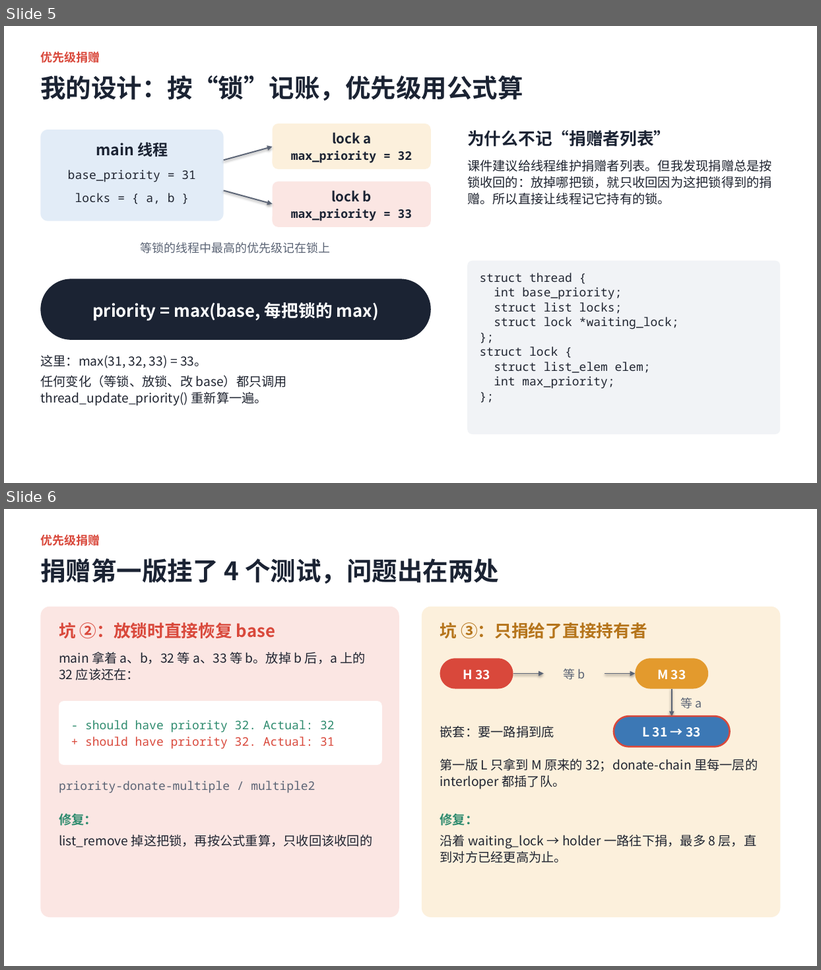
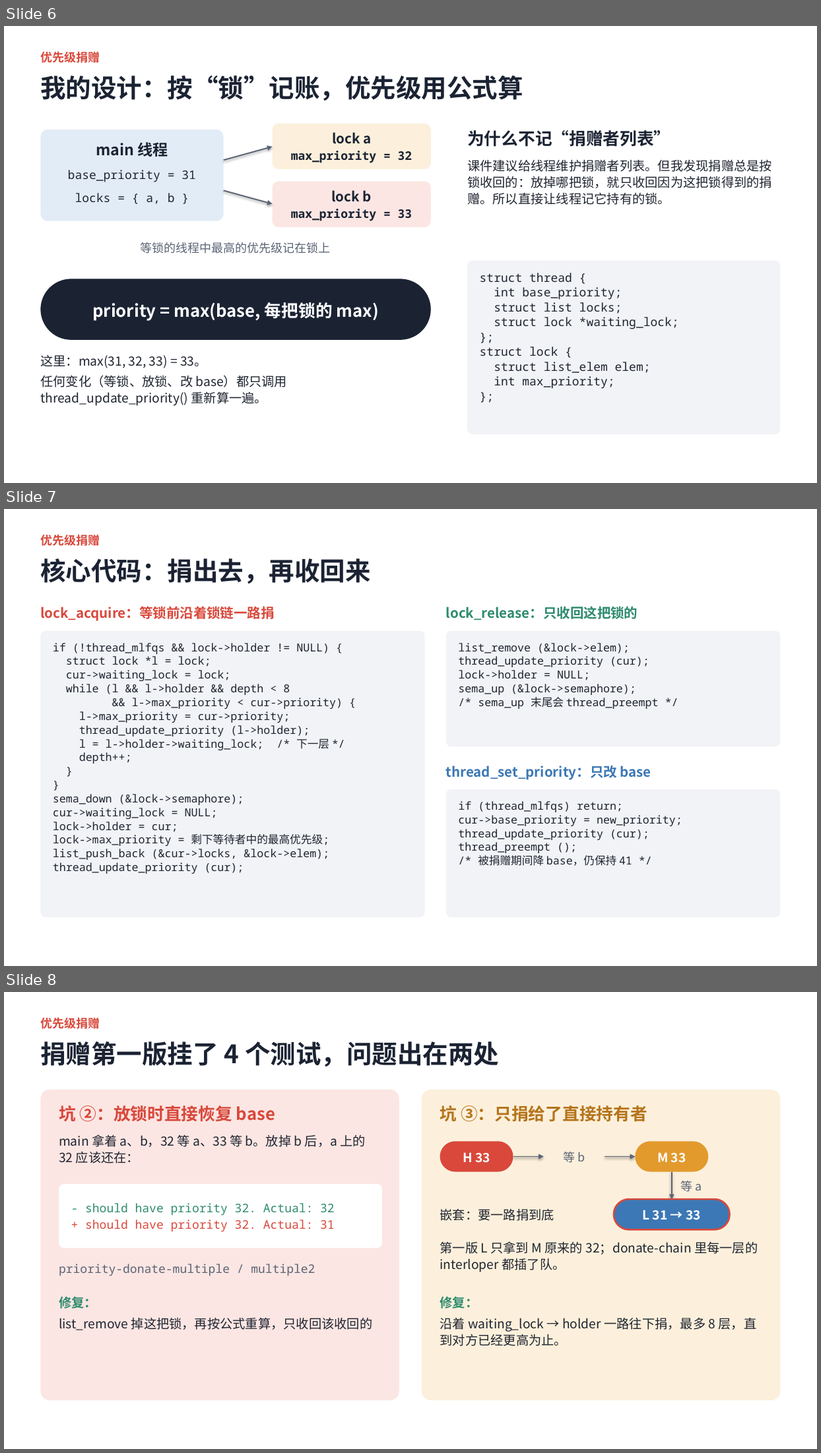
Before and after one commit to LiuXiaofan-0321/ruangongdaershang, a slide deck: 操作系统lab/lab3/作业3.2-priority讲解.pptx. Shown one above the other, each under a label of ours: slides 5 and 6 before the commit, slides 6, 7 and 8 after it. The pictures are 821x970 and 821x1453 pixels, drawn with LibreOffice and Linux fonts; fonts in the diff are those of the drawing. Boxes give left, top, right and bottom in pixels: in the first picture for what was removed or moved away, otherwise in the second. Text is boxed around its words. In the diff, an @@ line names an element or a change of style, - is before the commit and + after.

```diff
--- a/操作系统lab/lab3/作业3.2-priority讲解.pptx
+++ b/操作系统lab/lab3/作业3.2-priority讲解.pptx
@@ slide 7 added at (x1=4, y1=509, x2=817, y2=966), background #FFFFFF @@
@@ text added at (x1=40, y1=535, x2=100, y2=546), 14 pt, text #D9483B, bold @@
+优先级捐赠
@@ text added at (x1=40, y1=559, x2=370, y2=584), 30 pt, text #1B2333, bold @@
+核心代码：捐出去，再收回来
@@ text added at (x1=40, y1=606, x2=274, y2=621), 16 pt, text #D9483B, bold @@
+lock_acquire：等锁前沿着锁链一路捐
@@ text added at (x1=446, y1=606, x2=638, y2=620), 16 pt, text #2E8B6E, bold @@
+lock_release：只收回这把锁的
@@ rounded rectangle added at (x1=40, y1=631, x2=425, y2=918), fill #F1F3F6 @@
@@ text added at (x1=53, y1=643, x2=343, y2=874), 13 pt, text #1F2430 @@
+if (!thread_mlfqs && lock->holder != NULL) {
+struct lock *l = lock;
+cur->waiting_lock = lock;
+while (l && l->holder && depth < 8
+&& l->max_priority < cur->priority) {
+l->max_priority = cur->priority;
+thread_update_priority (l->holder);
+l = l->holder->waiting_lock; /* 下一层 */
+depth++;
+}
+}
+sema_down (&lock->semaphore);
+cur->waiting_lock = NULL;
+lock->holder = cur;
+lock->max_priority = 剩下等待者中的最高优先级;
+list_push_back (&cur->locks, &lock->elem);
+thread_update_priority (cur);
@@ rounded rectangle added at (x1=446, y1=631, x2=781, y2=747), fill #F1F3F6 @@
@@ text added at (x1=458, y1=643, x2=659, y2=709), 13 pt, text #1F2430 @@
+list_remove (&lock->elem);
+thread_update_priority (cur);
+lock->holder = NULL;
+sema_up (&lock->semaphore);
+/* sema_up 末尾会 thread_preempt */
@@ text added at (x1=446, y1=765, x2=651, y2=780), 16 pt, text #3C78B5, bold @@
+thread_set_priority：只改 base
@@ rounded rectangle added at (x1=446, y1=789, x2=781, y2=918), fill #F1F3F6 @@
@@ text added at (x1=458, y1=801, x2=682, y2=866), 13 pt, text #1F2430 @@
+if (thread_mlfqs) return;
+cur->base_priority = new_priority;
+thread_update_priority (cur);
+thread_preempt ();
+/* 被捐赠期间降 base，仍保持 41 */
@@ what was slide 5 is now slide 6 @@
@@ what was slide 6 is now slide 8 @@
```
Also in this commit, not shown: 1 slide changed, 2 other slides added, 4 other files.
